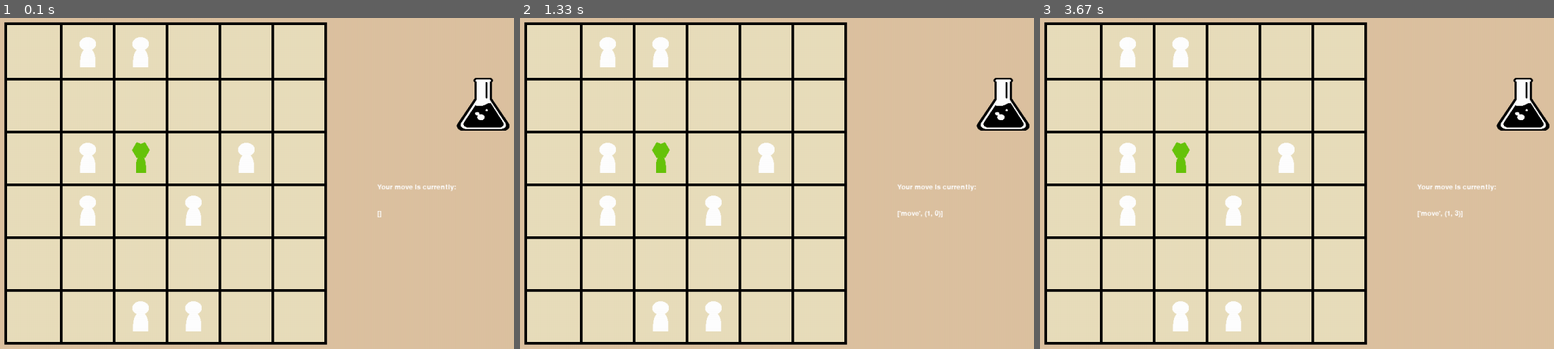
Above: before the commit, frames 1-3 (left to right).
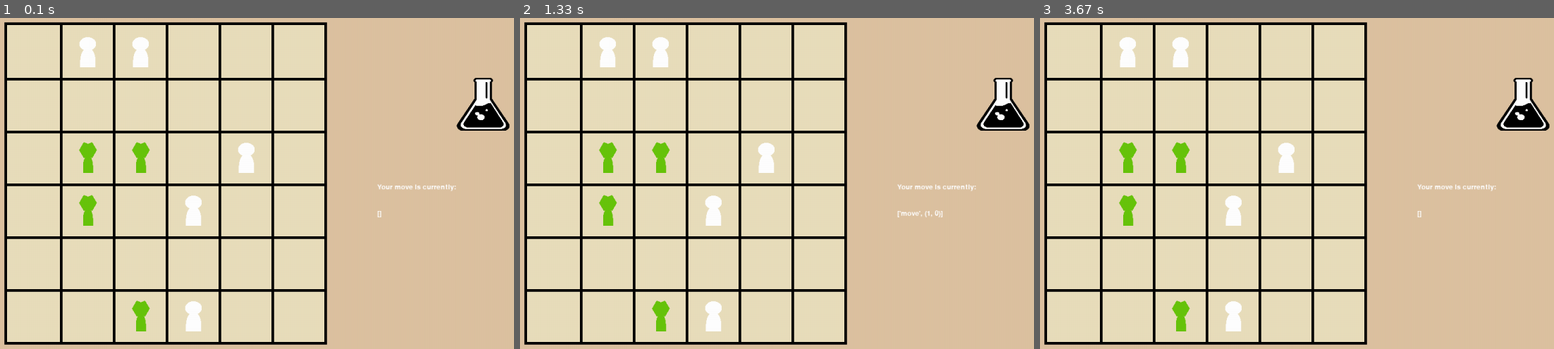
Above: after the commit, the same moments.

Repository: RonaldKroening/SGAI-Outbreak
Game: pygame game, started from SGAI_MK3/main.py
Same seed, same stepped clock (60 frames per second), same inputs: the game is played once before the commit and once after it.
Inputs (mouse positions are in pixels of both pictures, inside the frame that each line leads up to):
- Up to frame 1 (0.1 s): no input
- Up to frame 2 (1.33 s): press the mouse at (1003, 104) at 0.37 s; move the mouse to (797, 110) at 0.47 s; release the mouse at (597, 120) at 0.6 s; click (581, 34) at 1.22 s
- Up to frame 3 (3.67 s): press the mouse at (1523, 104) at 1.53 s; move the mouse to (1420, 67) at 1.63 s; release the mouse at (1317, 31) at 1.77 s; press the mouse at (1523, 104) at 1.87 s; move the mouse to (1410, 219) at 1.97 s; release the mouse at (1297, 339) at 2.1 s; press the mouse at (1523, 104) at 2.2 s; move the mouse to (1327, 176) at 2.3 s; release the mouse at (1132, 249) at 2.43 s; press the mouse at (1523, 104) at 2.53 s; move the mouse to (1451, 80) at 2.63 s; release the mouse at (1379, 61) at 2.77 s; press the mouse at (1523, 104) at 2.87 s; move the mouse to (1538, 160) at 2.97 s; release the mouse at (1548, 216) at 3.1 s; press the mouse at (1523, 104) at 3.2 s; move the mouse to (1317, 157) at 3.3 s; release the mouse at (1111, 209) at 3.43 s; press the mouse at (1523, 104) at 3.53 s; move the mouse to (1446, 113) at 3.63 s

The runs differ from the first frame. In frame 1, 0.8% of the frame differs, in the area x 15-30%, y 37-95%; in frame 2, 0.8%; in frame 3, 0.8%, in the area x 15-83%, y 37-95%.

Commit message:
Comment out unused methods/functions

Diff:
--- a/SGAI_MK3/Board.py
+++ b/SGAI_MK3/Board.py
@@ -1,6 +1,5 @@
 import random as rd
 from Person import Person
-from typing import Tuple
 
 class Board:
     """
@@ -15,8 +14,8 @@
         self.player_role = role
         self.population = 0
         self.people = []    # stores a list of all people (healthy and infected)
-        self.state = []    # stores the current inhabitant of each location (in 1D index)
-        self.QTable = []
+        self.state = []     # stores the current inhabitant of each location (in 1D index)
+        self.QTable = []    # To be used for reinforcement learning
         for s in range(self.rows * self.columns):
             self.QTable.append([0] * 6)
             self.state.append(None)
@@ -30,29 +29,6 @@
             if person.isInfected:
                 infected_count += 1
         return infected_count
-
-    """
-    Not used.
-    def act(self, oldstate, givenAction):
-        cell = self.toCoord(oldstate)
-        f = []
-        if givenAction == "moveUp":
-            f = self.moveUp(cell)
-        elif givenAction == "moveDown":
-            f = self.moveDown(cell)
-        elif givenAction == "moveLeft":
-            f = self.moveLeft(cell)
-        elif givenAction == "moveRight":
-            f = self.moveRight(cell)
-        elif givenAction == "heal":
-            f = self.heal(cell)
-        elif givenAction == "bite":
-            f = self.bite(cell)
-        reward = self.states[oldstate].evaluate(givenAction, self)
-        if f[0] == False:
-            reward = 0
-        return [reward, f[1]]
-    """
 
     def get_possible_moves(self, action, role):
         """
@@ -125,7 +101,7 @@
         new_board.state = self.people.copy()
         return new_board
 
-    def isAdjacentTo(self, coord, is_infected: bool) -> bool:
+    def isAdjacentTo(self, coord, is_infected: bool):
         ret = False
         vals = [
             (coord[0], coord[1] + 1),
@@ -142,9 +118,10 @@
 
         return ret
 
-    def move(self, from_coords, new_coords, real) -> Tuple[bool, int]:
+    def move(self, from_coords, new_coords, real):
         """
         Check if the move is valid.
+        real - If False, the person will not actually be moved. Set to True if person should be moved.
         If valid, then implement the move and return [True, destination_idx]
         If invalid, then return [False, None]
         If the space is currently occupied, then return [False, destination_idx]
@@ -168,21 +145,130 @@
         # Return False if destination is occupied
         return [False, destination_index]
 
-    def moveUp(self, coords, real) -> Tuple[bool, int]:
+    def moveUp(self, coords, real):
         new_coords = (coords[0], coords[1] - 1)
         return self.move(coords, new_coords, real)
 
-    def moveDown(self, coords, real) -> Tuple[bool, int]:
+    def moveDown(self, coords, real):
         new_coords = (coords[0], coords[1] + 1)
         return self.move(coords, new_coords, real)
 
-    def moveLeft(self, coords, real) -> Tuple[bool, int]:
+    def moveLeft(self, coords, real):
         new_coords = (coords[0] - 1, coords[1])
         return self.move(coords, new_coords, real)
 
-    def moveRight(self, coords, real) -> Tuple[bool, int]:
+    def moveRight(self, coords, real):
         new_coords = (coords[0] + 1, coords[1])
         return self.move(coords, new_coords, real)
+
+    def bite(self, coords):
+        """
+        Infect a player.
+        Return False if there is no player in the lcoation.
+        Return [True, index] if the player has been infected.
+        """
+        index = self.toIndex(coords)
+
+        # Return False if no person is at the location
+        if self.state[index] is None:
+            return False
+
+        # Get odds of infecting a player
+        chance = 100
+        if self.state[index].isVaccinated:
+            chance = 0
+        elif self.state[index].wasVaccinated != self.state[index].wasCured:
+            chance = 75
+        elif self.state[index].wasVaccinated and self.state[index].wasCured:
+            chance = 50
+
+        # Check if infection will occur
+        r = rd.randint(0, 100)
+        if r < chance:
+            self.state[index].infect_person()
+        return [True, index]
+
+    def heal(self, coords):
+        """
+        Heals the person at the stated coordinates.
+        If no person is selected, then return [False, None]
+        If person is already cured, then return [False, None]
+        if a person has now been healed, then return [True, index]
+        """
+        index = self.toIndex(coords)
+
+        # Return False if no person is at the location
+        if self.state[index] is None:
+            return [False, None]
+
+        # Return False if the person is already cured
+        if self.state[index].wasCured:
+            return [False, None]
+
+        # Heal the person
+        self.state[index].heal_person()
+        return [True, index]
+
+    def populate(self):
+        """
+        Populate the board with people.
+        Clears the existing state list and people list
+        """
+
+        # Clear the board and player list
+        self.state = []
+        for s in range(self.rows * self.columns):
+            self.state.append(None)
+        self.people = []
+
+        # Determine how many people to create
+        target_population_size = rd.randint(7, int((self.rows * self.columns) / 3))
+
+        # Make a list of unique positions to add healthy people
+        location_healthy_set = set()    # Use a set for placing people because duplicates will automatically be deleted.
+        while len(location_healthy_set) < target_population_size:
+            selected_index = rd.randint(0, int(self.rows * self.columns) - 1)
+            location_healthy_set.add(selected_index)
+
+        # Add healthy people to each of the unique positions
+        for index in location_healthy_set:
+            this_healthy_person = Person(len(self.people), "Healthy", index)
+            self.people.append( this_healthy_person )
+            self.state[index] = this_healthy_person
+
+        # Set the population attribute
+        self.population = len(location_healthy_set)
+
+        # Make a list of some of the created people to change them to "Infected" at random
+        location_infected_set = set()
+        while len(location_infected_set) < 4:    # Four is an arbitrary number
+            selected_index = rd.choice(list(location_healthy_set))  # Have to convert the set to a list in order to select with rd.choice
+            location_infected_set.add(selected_index)
+
+        # Change the person to infected
+        for index in location_infected_set:
+            self.state[index].infect_person()
+
+    """
+    def act(self, oldstate, givenAction):
+        cell = self.toCoord(oldstate)
+        f = []
+        if givenAction == "moveUp":
+            f = self.moveUp(cell)
+        elif givenAction == "moveDown":
+            f = self.moveDown(cell)
+        elif givenAction == "moveLeft":
+            f = self.moveLeft(cell)
+        elif givenAction == "moveRight":
+            f = self.moveRight(cell)
+        elif givenAction == "heal":
+            f = self.heal(cell)
+        elif givenAction == "bite":
+            f = self.bite(cell)
+        reward = self.states[oldstate].evaluate(givenAction, self)
+        if f[0] == False:
+            reward = 0
+        return [reward, f[1]]
 
     def QGreedyat(self, state_id):
         biggest = self.QTable[state_id][0] * self.player_role
@@ -240,54 +326,6 @@
                     d = rd.randint(0, len(self.state))
             return d
 
-    def bite(self, coords):
-        """
-        Infect a player.
-        Return False if there is no player in the lcoation.
-        Return [True, index] if the player has been infected.
-        """
-        index = self.toIndex(coords)
-
-        # Return False if no person is at the location
-        if self.state[index] is None:
-            return False
-
-        # Get odds of infecting a player
-        chance = 100
-        if self.state[index].isVaccinated:
-            chance = 0
-        elif self.state[index].wasVaccinated != self.state[index].wasCured:
-            chance = 75
-        elif self.state[index].wasVaccinated and self.state[index].wasCured:
-            chance = 50
-
-        # Check if infection will occur
-        r = rd.randint(0, 100)
-        if r < chance:
-            self.state[index].infect_person()
-        return [True, index]
-
-    def heal(self, coords):
-        """
-        Heals the person at the stated coordinates.
-        If no person is selected, then return [False, None]
-        If person is already cured, then return [False, None]
-        if a person has now been healed, then return [True, index]
-        """
-        index = self.toIndex(coords)
-
-        # Return False if no person is at the location
-        if self.state[index] is None:
-            return [False, None]
-
-        # Return False if the person is already cured
-        if self.state[index].wasCured:
-            return [False, None]
-
-        # Heal the person
-        self.state[index].heal_person()
-        return [True, index]
-
     def get_possible_states(self, rn):
         indexes = []
         i = 0
@@ -324,46 +362,6 @@
         # new_value = (1 - alpha) * old_value + alpha * (reward + gamma * next_max)
         # QTable[state][acti] = new_value
 
-    def populate(self):
-        """
-        Populate the board with people.
-        Clears the existing state list and people list
-        """
-
-        # Clear the board and player list
-        self.state = []
-        for s in range(self.rows * self.columns):
-            self.state.append(None)
-        self.people = []
-
-        # Determine how many people to create
-        target_population_size = rd.randint(7, int((self.rows * self.columns) / 3))
-
-        # Make a list of unique positions to add healthy people
-        location_healthy_set = set()    # Use a set for placing people because duplicates will automatically be deleted.
-        while len(location_healthy_set) < target_population_size:
-            selected_index = rd.randint(0, int(self.rows * self.columns) - 1)
-            location_healthy_set.add(selected_index)
-
-        # Add healthy people to each of the unique positions
-        for index in location_healthy_set:
-            this_healthy_person = Person(len(self.people), "Healthy", index)
-            self.people.append( this_healthy_person )
-            self.state[index] = this_healthy_person
-
-        # Set the population attribute
-        self.population = len(location_healthy_set)
-
-        # Make a list of some of the created people to change them to "Infected" at random
-        location_infected_set = set()
-        while len(location_infected_set) < 1:    # Four is an arbitrary number
-            selected_index = rd.choice(list(location_healthy_set))  # Have to convert the set to a list in order to select with rd.choice
-            location_infected_set.add(selected_index)
-
-        # Change the person to infected
-        for index in location_infected_set:
-            self.state[index].infect_person()
-
     def is_person(self, index):
         # This function loops through all the people and sees if any of them are on the square it seems bad.
         # But, it is a improvement over looping across all tiles if you have a quicker way fix this!
@@ -371,3 +369,4 @@
             if people.location == index:
                 return people
         return False
+    """
--- a/SGAI_MK3/Person.py
+++ b/SGAI_MK3/Person.py
@@ -13,6 +13,24 @@
         self.isInfected = True if this_condition == "Infected" else False
         self.wasCured = False
 
+    def infect_person(self):
+        """
+        Infects the current person.
+        """
+        self.condition = "Infected"
+        self.isInfected = True
+
+    def heal_person(self):
+        """
+        Heals the current person.
+        """
+        self.condition = "Cured"
+        self.isInfected = False
+        self.wasCured = True
+        self.isVaccinated = True
+        self.turnsVaccinated = 1
+
+    """
     def distance(self, other_index):
         first_coord = self.toCoord(self.location)
         second_coord = self.toCoord(other_index)
@@ -67,20 +85,4 @@
         for r in remove:
             moves.pop(r)
         return moves
-
-    def infect_person(self):
-        """
-        Infects the current person.
-        """
-        self.condition = "Infected"
-        self.isInfected = True
-
-    def heal_person(self):
-        """
-        Heals the current person.
-        """
-        self.condition = "Cured"
-        self.isInfected = False
-        self.wasCured = True
-        self.isVaccinated = True
-        self.turnsVaccinated = 1
+    """
--- a/SGAI_MK3/main.py
+++ b/SGAI_MK3/main.py
@@ -4,7 +4,7 @@
 import random as rd
 
 # Constants
-SELF_PLAY = True
+SELF_PLAY = False
 ROWS = 6
 COLUMNS = 6
 OFFSET = 100                    # Number of pixels to offset grid to the top-left side
@@ -39,7 +39,7 @@
 while running:
     PF.run(GameBoard)
 
-    if SELF_PLAY:
+    if not SELF_PLAY:
         # Event Handling
         for event in pygame.event.get():
             if event.type == pygame.MOUSEBUTTONUP:
@@ -90,7 +90,6 @@
                     playerMoved = True
                 take_action = []
 
-
         # Computer turn
         if playerMoved:
             playerMoved = False
@@ -135,6 +134,11 @@
 
         # Update the display
         pygame.display.update()
+
+    else:
+        # Simulate gameplay without player input
+        # Use a reinforcement learning approach
+        pass
 
     """
     else:
